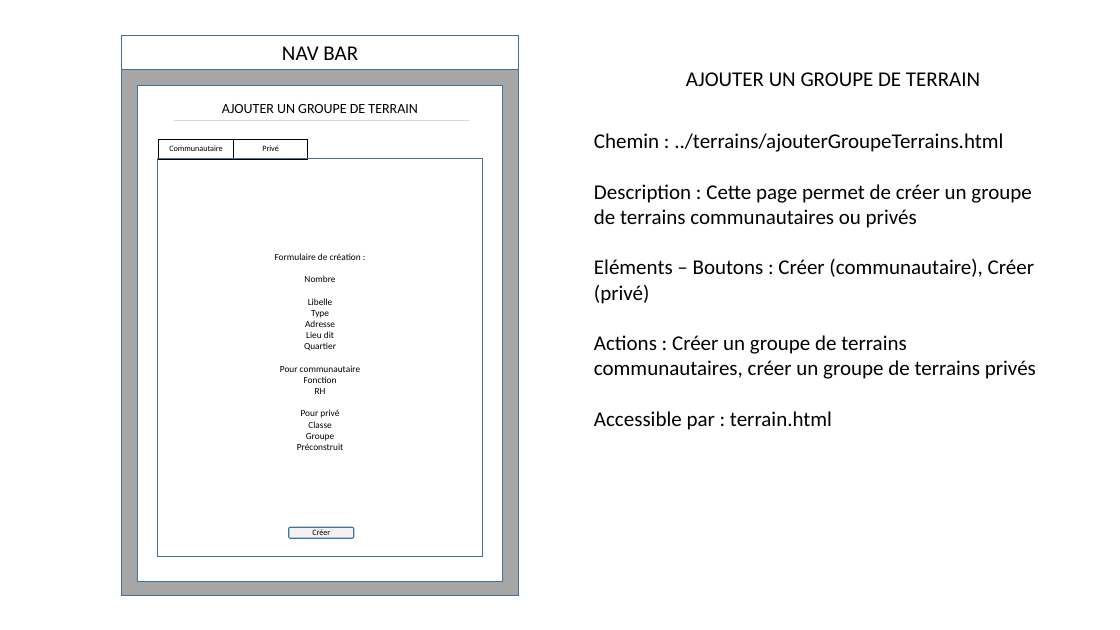
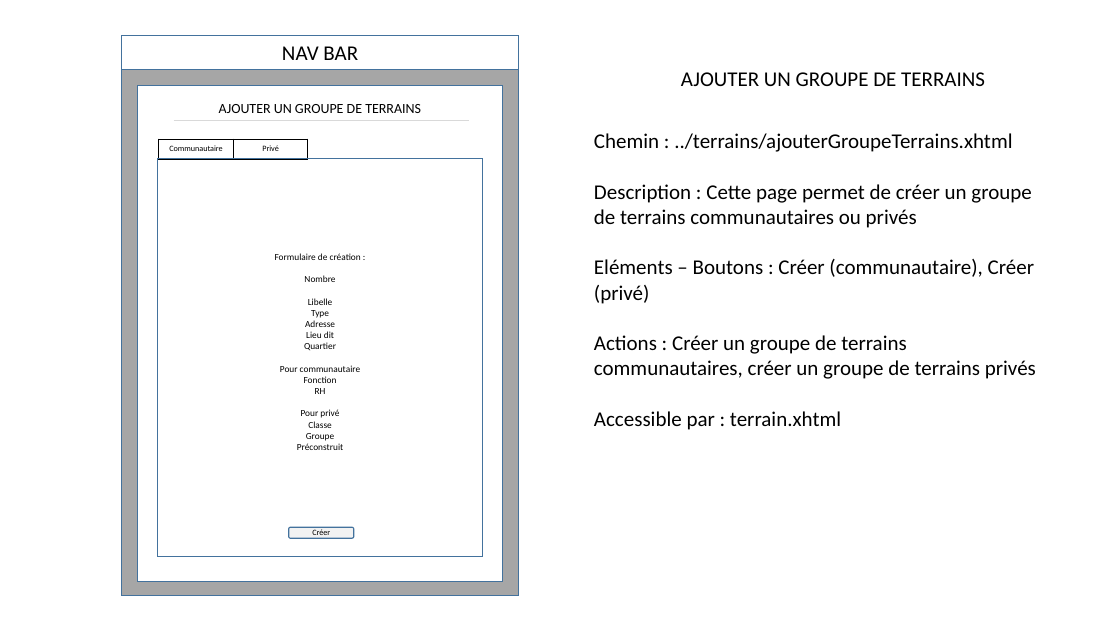
Before and after one commit to marie-aure/docs, a slide deck: slide 5 of Présentation1.pptx. Drawn at 1120x630 pixels with LibreOffice and Linux fonts; fonts in the diff are those of the drawing. Boxes give left, top, right and bottom in pixels: in the first picture for what was removed or moved away, otherwise in the second. Text is boxed around its words. In the diff, an @@ line names an element or a change of style, - is before the commit and + after.

```diff
--- a/Présentation1.pptx
+++ b/Présentation1.pptx
@@ text at <box>681,72,985,86</box>: text changed @@
-AJOUTER UN GROUPE DE TERRAIN
+AJOUTER UN GROUPE DE TERRAINS
@@ text at <box>219,104,421,113</box>: text changed @@
-AJOUTER UN GROUPE DE TERRAIN
+AJOUTER UN GROUPE DE TERRAINS
@@ text at <box>594,133,1012,152</box>: text changed @@
-Chemin : ../terrains/ajouterGroupeTerrains.html
+Chemin : ../terrains/ajouterGroupeTerrains.xhtml
@@ text at <box>594,411,841,430</box>: text changed @@
-Accessible par : terrain.html
+Accessible par : terrain.xhtml
```
Also in this commit, not shown: 3 other slides changed, 1 slide added.
